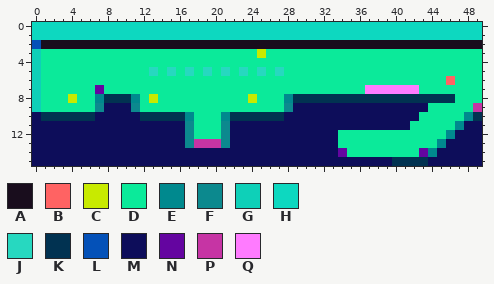
Two versions of one pixel-art sprite, Progetto_prog_3/res/lvls/1.png. The picture above is the old version.
The file is 50x16 pixels. Colours within 5 levels of each other are drawn and written as one.
Palette (. is transparent): A #190d1d  B #ff6363  C #c8ea00  D #0bea9a  E #00898e  F #0c898e  G #0ed0b8  H #0dd8c0  J #27d8c0  K #013251  L #0451b8  M #0d0d5a  N #6405a0  P #c634a4  Q #ff7bff
The same view after the edit:
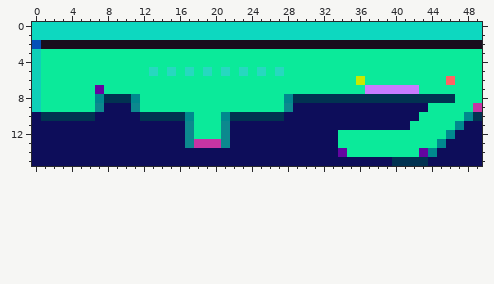
From old to new:
@@ palette @@
-Q #ff7bff
+Q #c87bff
@@ x 0..49 @@
  2 LAAAAAAAAAAAAAAAAAAAAAAAAAAAAAAAAAAAAAAAAAAAAAAAAA
- 3 GDDDDDDDDDDDDDDDDDDDDDDDDCDDDDDDDDDDDDDDDDDDDDDDDD
+ 3 GDDDDDDDDDDDDDDDDDDDDDDDDDDDDDDDDDDDDDDDDDDDDDDDDD
  4 GDDDDDDDDDDDDDDDDDDDDDDDDDDDDDDDDDDDDDDDDDDDDDDDDD
  5 GDDDDDDDDDDDDJDJDJDJDJDJDJDJDDDDDDDDDDDDDDDDDDDDDD
- 6 GDDDDDDDDDDDDDDDDDDDDDDDDDDDDDDDDDDDDDDDDDDDDDBDDD
+ 6 GDDDDDDDDDDDDDDDDDDDDDDDDDDDDDDDDDDDCDDDDDDDDDBDDD
  7 GDDDDDDNDDDDDDDDDDDDDDDDDDDDDDDDDDDDDQQQQQQDDDDDDD
- 8 GDDDCDDEKKKEDCDDDDDDDDDDCDDDEKKKKKKKKKKKKKKKKKKDDD
+ 8 GDDDDDDEKKKEDDDDDDDDDDDDDDDDEKKKKKKKKKKKKKKKKKKDDD
  9 GDDDDDDFMMMFDDDDDDDDDDDDDDDDFMMMMMMMMMMMMMMMDDDDDP
